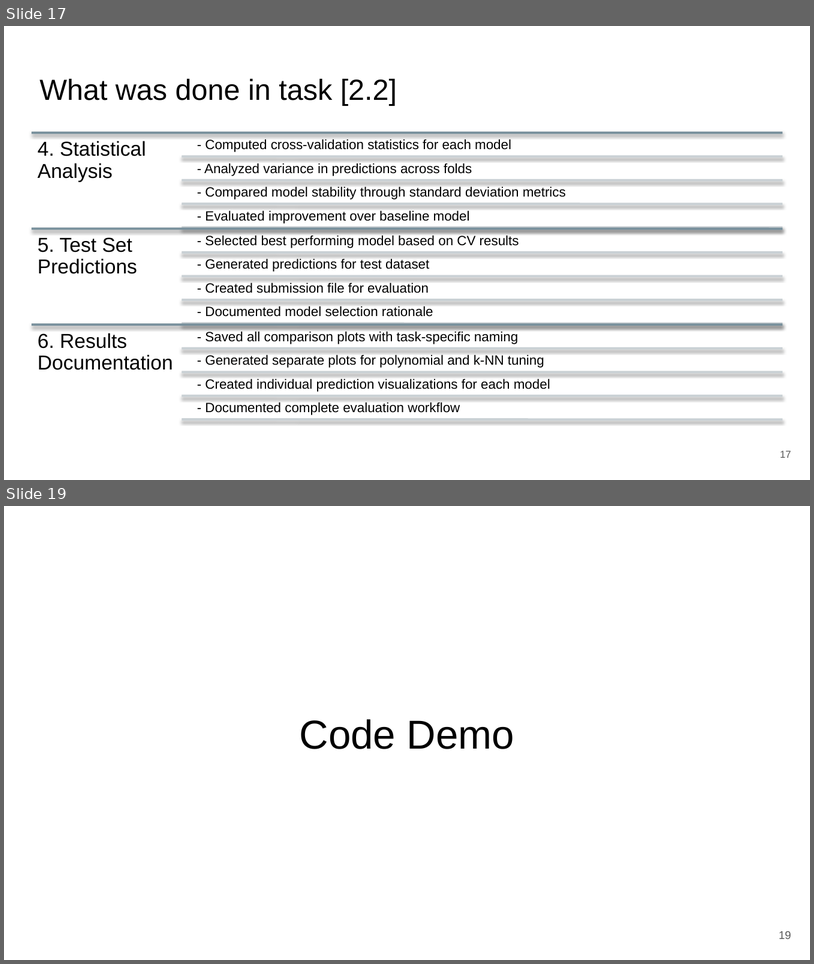
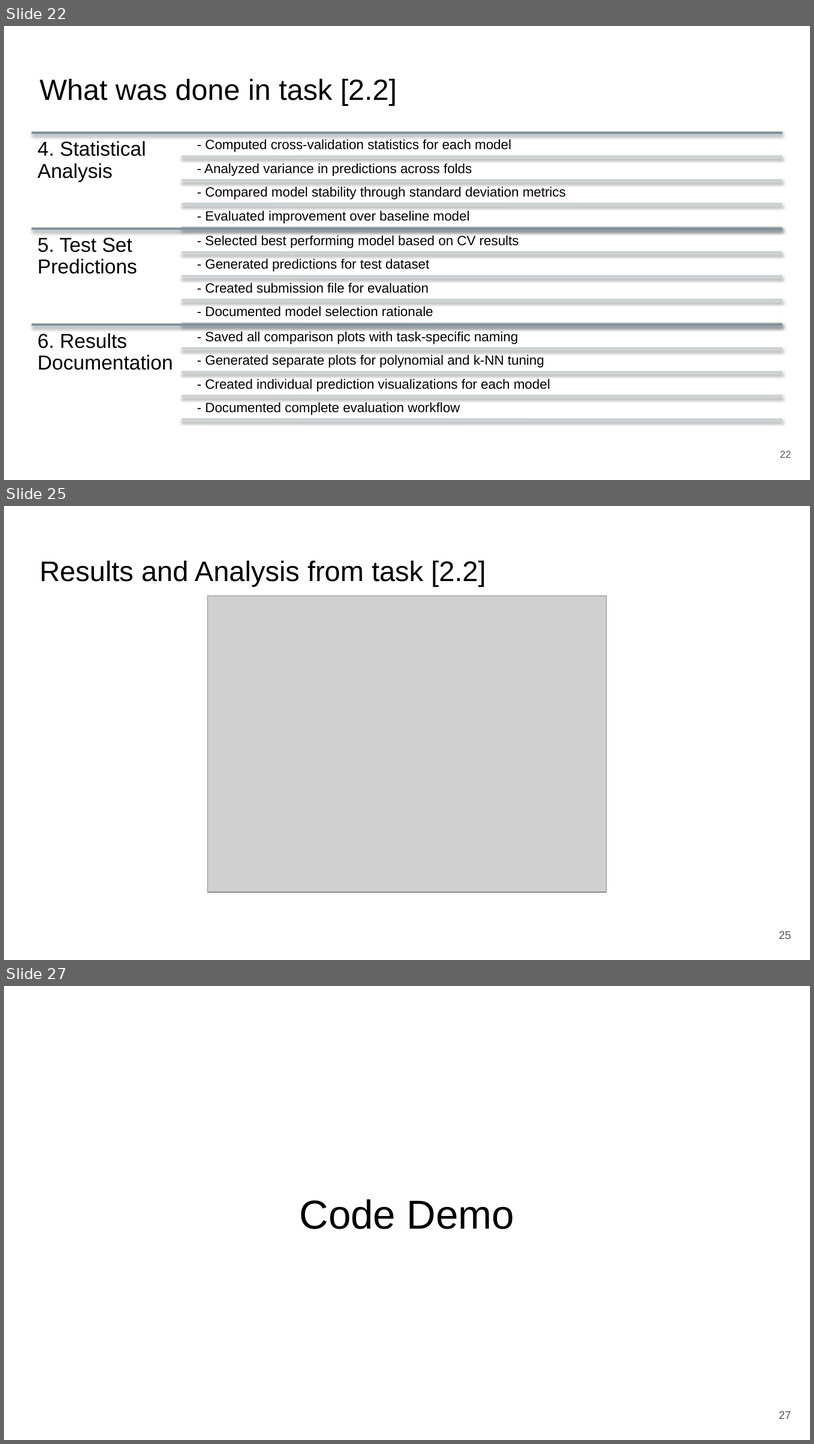
Before and after one commit to zepedrocosta/AA-Projeto2, a slide deck: Slides.pptx. Shown one above the other, each under a label of ours: slides 17 and 19 before the commit, slides 22, 25 and 27 after it; the slides between them are not shown. The pictures are 814x964 and 814x1444 pixels, drawn with LibreOffice and Linux fonts; fonts in the diff are those of the drawing; grey boxes stand for pictures. Boxes give left, top, right and bottom in pixels: in the first picture for what was removed or moved away, otherwise in the second. Text is boxed around its words. In the diff, an @@ line names an element or a change of style, - is before the commit and + after.

```diff
--- a/Slides.pptx
+++ b/Slides.pptx
@@ slide 25 added at [4,506,810,960], background #FFFFFF @@
@@ title added at [39,561,486,586], 25.2 pt, text #000000 @@
+Results and Analysis from task [2.2]
@@ picture added at [208,595,607,891] @@
@@ page number added at [779,931,792,939], 10 pt, text #595959 @@
+25
@@ what was slide 17 is now slide 22 @@
@@ page number at [780,450,792,457]: text changed @@
-17
+22
@@ what was slide 19 is now slide 27 @@
@@ page number at [779,1411,792,1419]: text changed @@
-19
+27
```
Also in this commit, not shown: 4 slides changed, 7 other slides added.
